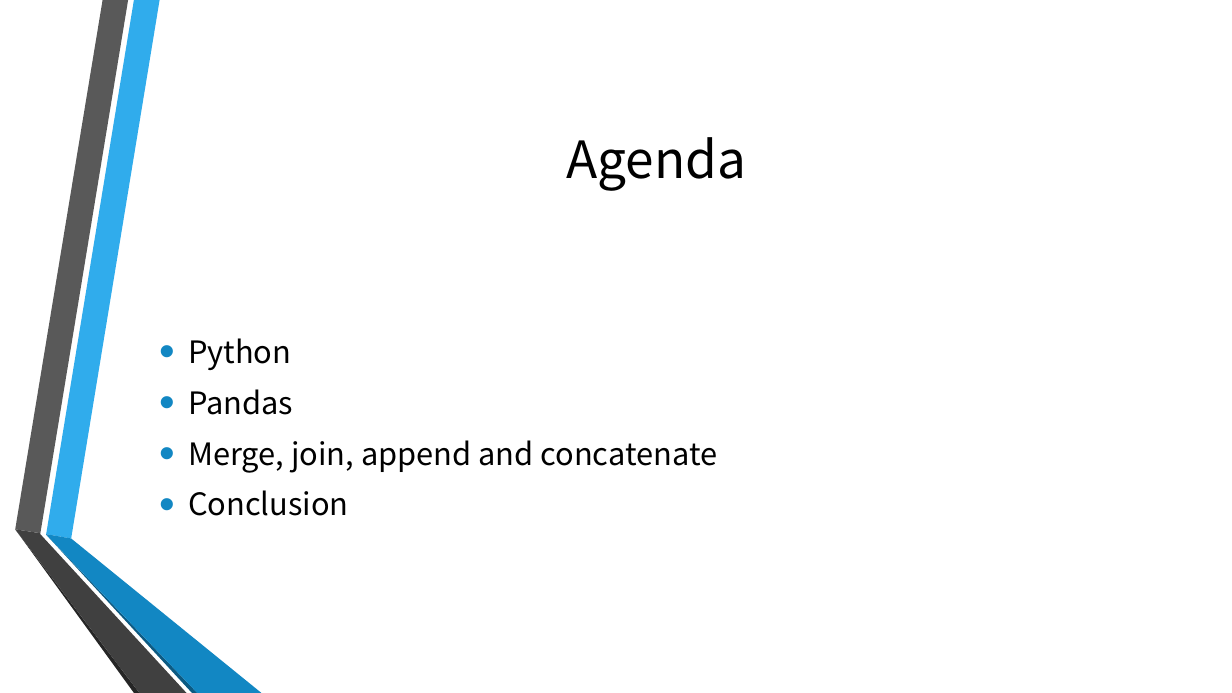
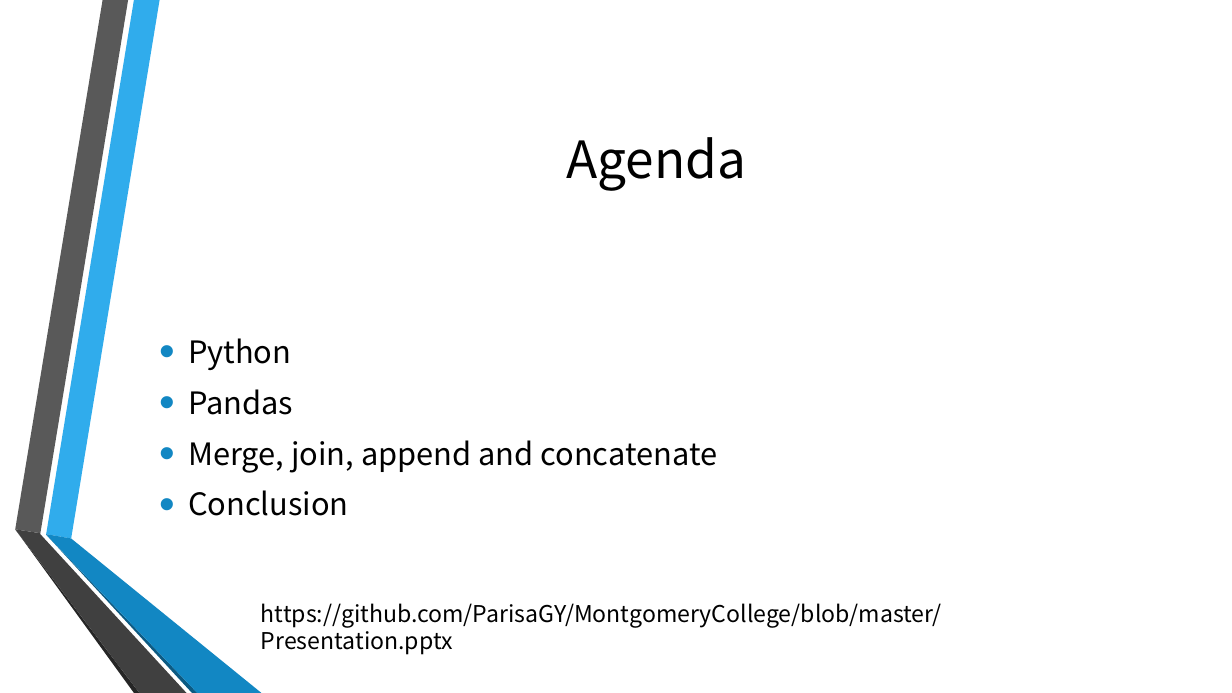
Before and after one commit to ParisaGY/MontgomeryCollege, a slide deck: slide 2 of Presentation.pptx. Drawn at 1232x693 pixels with LibreOffice and Linux fonts; fonts in the diff are those of the drawing; background and template pictures are left out. Boxes give left, top, right and bottom in pixels: in the first picture for what was removed or moved away, otherwise in the second. Text is boxed around its words. In the diff, an @@ line names an element or a change of style, - is before the commit and + after.

```diff
--- a/Presentation.pptx
+++ b/Presentation.pptx
@@ text added at (261, 603, 942, 655), 18 pt, text #000000 @@
+https://github.com/ParisaGY/MontgomeryCollege/blob/master/Presentation.pptx
```
Also in this commit, not shown: 3 other slides changed, 2 slides added, 1 slide removed.
